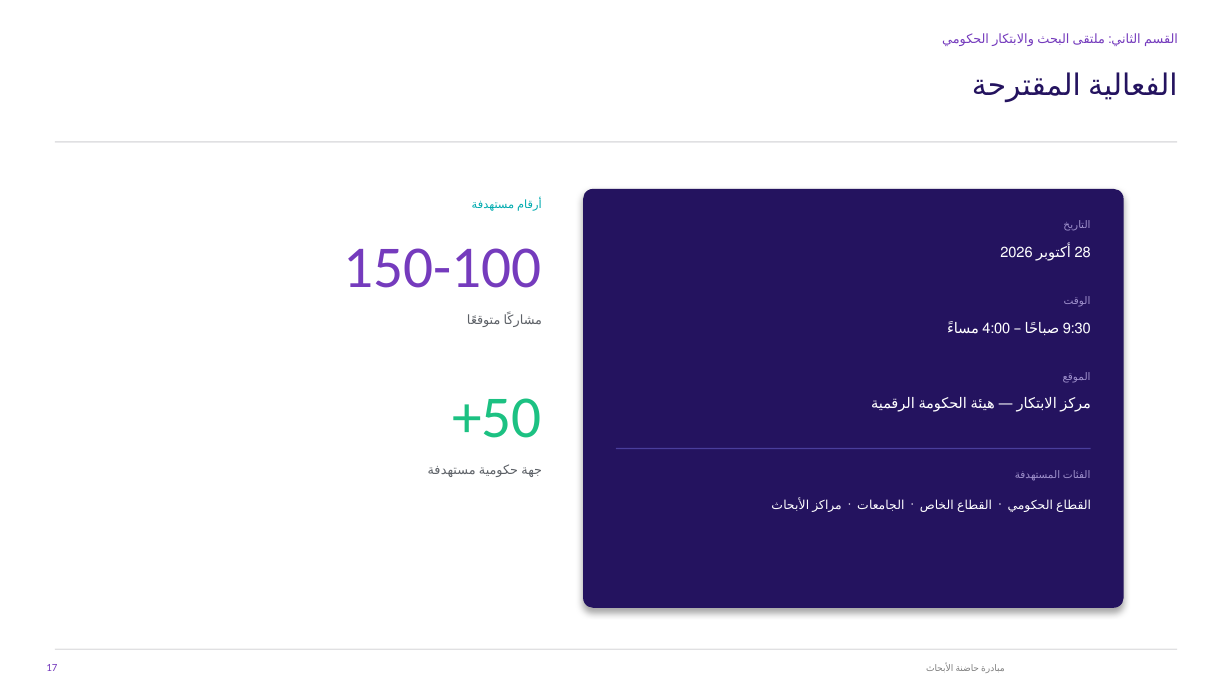
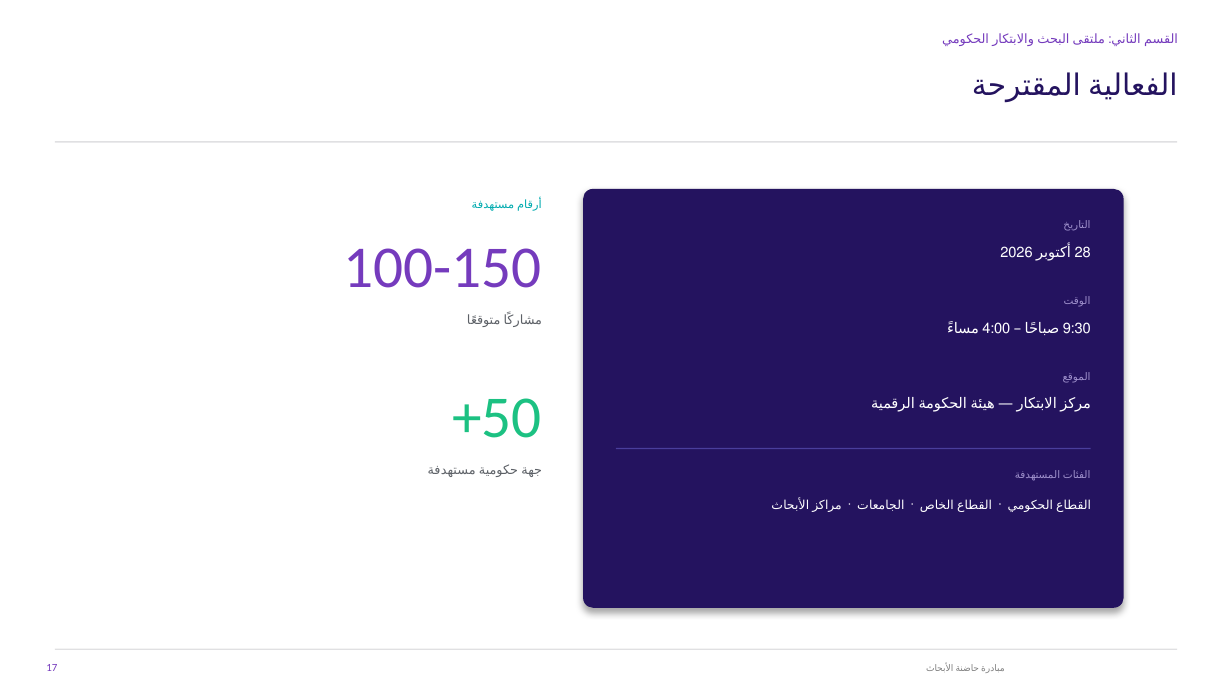
Before and after one commit to moalomary-ux/DGA, a slide deck: slide 17 of docs/presentations/research-incubator-initiative.pptx. Drawn at 1232x693 pixels with LibreOffice and Linux fonts; fonts in the diff are those of the drawing; background and template pictures are left out. Boxes give left, top, right and bottom in pixels: in the first picture for what was removed or moved away, otherwise in the second. Text is boxed around its words. In the diff, an @@ line names an element or a change of style, - is before the commit and + after.

```diff
--- a/docs/presentations/research-incubator-initiative.pptx
+++ b/docs/presentations/research-incubator-initiative.pptx
@@ text at (x1=343, y1=248, x2=541, y2=288): text changed @@
-150-100
+100-150
```
Also in this commit, not shown: 7 other slides changed.
